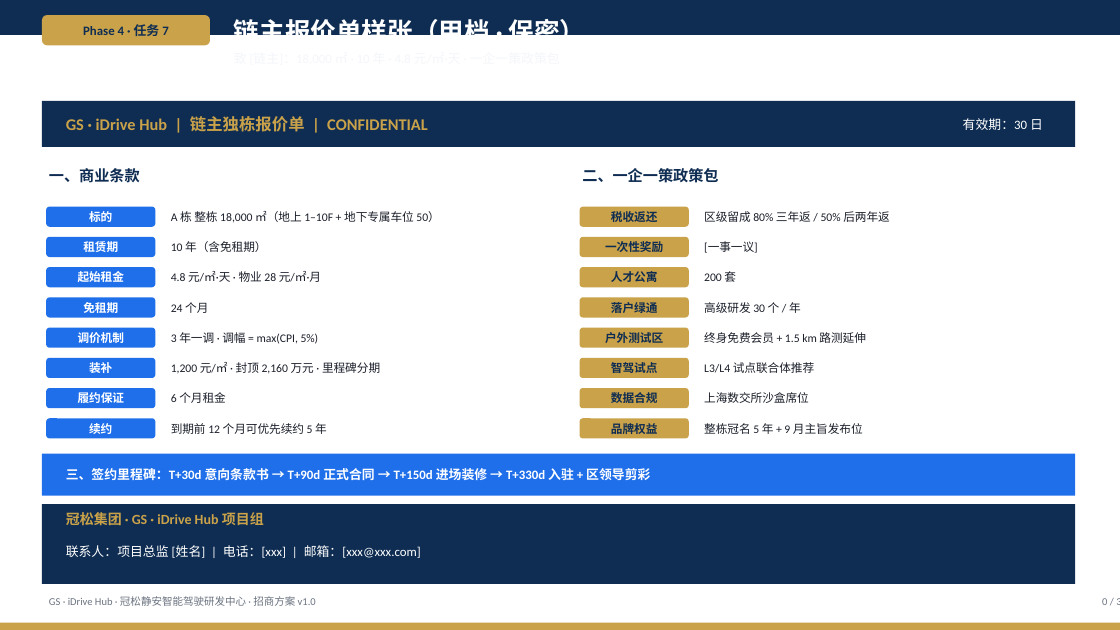
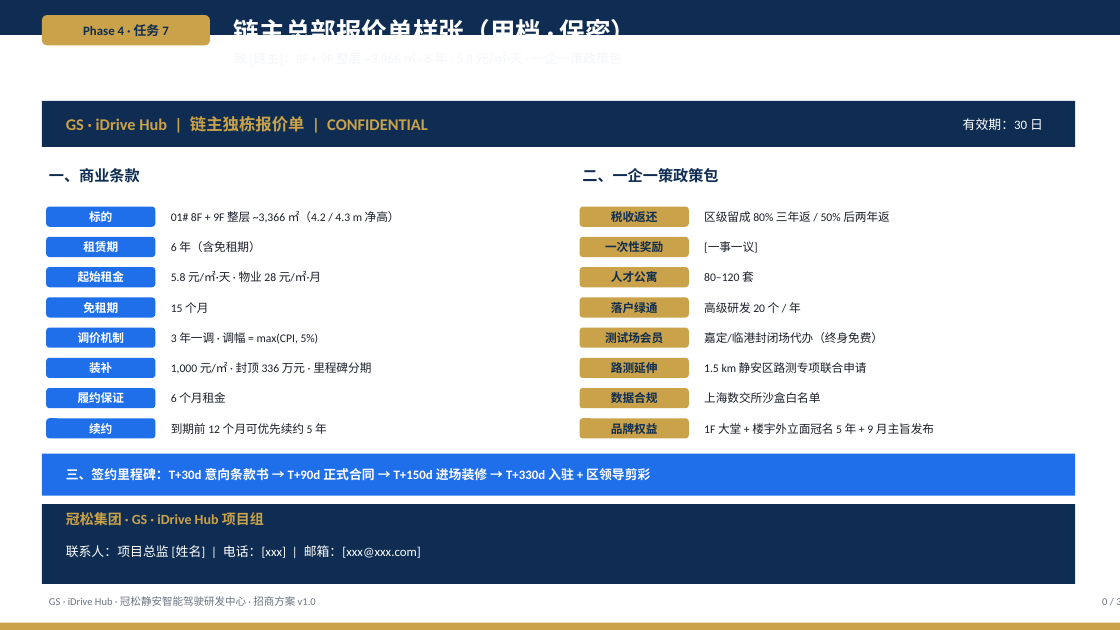
Before and after one commit to hujigang2010-maker/AIDEN, a slide deck: slide 28 of docs/deck/GS-iDrive-Hub-招商方案.pptx. Drawn at 1120x630 pixels with LibreOffice and Linux fonts; fonts in the diff are those of the drawing. Boxes give left, top, right and bottom in pixels: in the first picture for what was removed or moved away, otherwise in the second. Text is boxed around its words. In the diff, an @@ line names an element or a change of style, - is before the commit and + after.

```diff
--- a/docs/deck/GS-iDrive-Hub-招商方案.pptx
+++ b/docs/deck/GS-iDrive-Hub-招商方案.pptx
@@ text at (234,15,637,35): text changed @@
-链主报价单样张（甲档 · 保密）
+链主总部报价单样张（甲档 · 保密）
@@ text at (171,211,400,223): text changed @@
-A 栋 整栋 18,000 ㎡（地上 1–10F + 地下专属车位 50）
+01# 8F + 9F 整层 ~3,366 ㎡（4.2 / 4.3 m 净高）
@@ text at (171,241,260,252): text changed @@
-10 年（含免租期）
+6 年（含免租期）
@@ text at (171,271,321,282): text changed @@
-4.8 元/㎡·天 · 物业 28 元/㎡·月
+5.8 元/㎡·天 · 物业 28 元/㎡·月
@@ text at (704,271,754,282): text changed @@
-200 套
+80–120 套
@@ text at (171,302,208,313): text changed @@
-24 个月
+15 个月
@@ text at (704,302,801,313): text changed @@
-高级研发 30 个 / 年
+高级研发 20 个 / 年
@@ text in rounded rectangle at (605,332,663,343): text changed @@
-户外测试区
+测试场会员
@@ text at (704,332,883,343): text changed @@
-终身免费会员 + 1.5 km 路测延伸
+嘉定/临港封闭场代办（终身免费）
@@ text at (171,362,371,374): text changed @@
-1,200 元/㎡ · 封顶 2,160 万元 · 里程碑分期
+1,000 元/㎡ · 封顶 336 万元 · 里程碑分期
@@ text in rounded rectangle at (611,362,658,373): text changed @@
-智驾试点
+路测延伸
@@ text at (704,362,867,373): text changed @@
-L3/L4 试点联合体推荐
+1.5 km 静安区路测专项联合申请
@@ text at (704,392,820,403): text changed @@
-上海数交所沙盒席位
+上海数交所沙盒白名单
@@ text at (704,423,934,434): text changed @@
-整栋冠名 5 年 + 9 月主旨发布位
+1F 大堂 + 楼宇外立面冠名 5 年 + 9 月主旨发布
```
Also in this commit, not shown: 15 other slides changed, 2 slides added, 2 slides removed, 6 other files.
